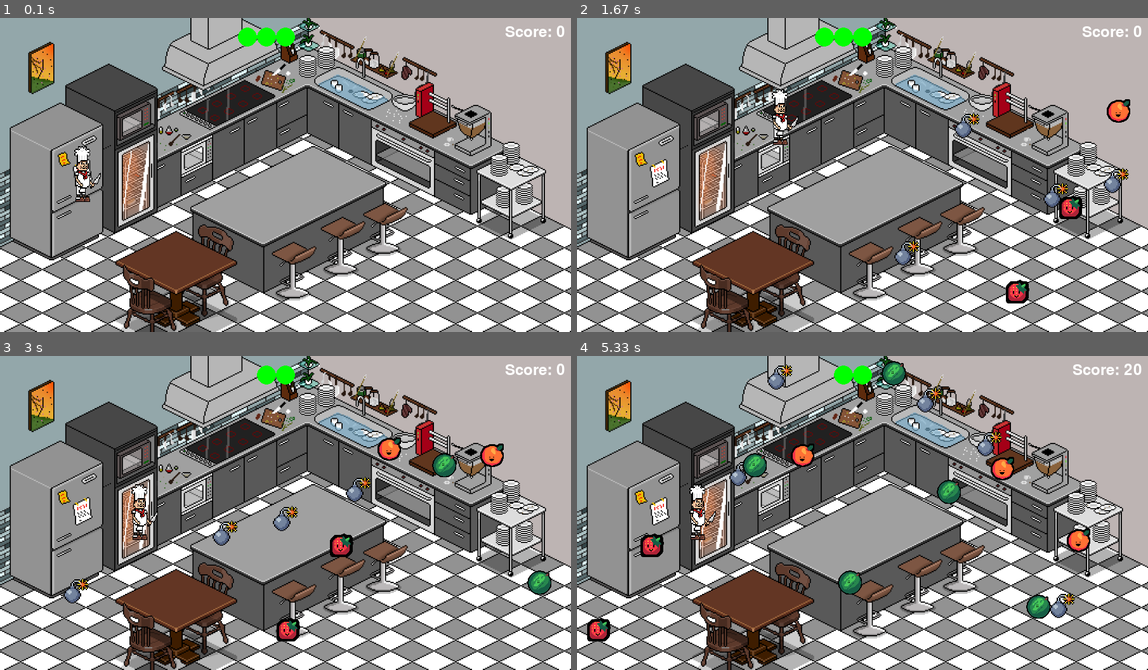
Above: before the commit, frames 1-4 (two rows, left to right).
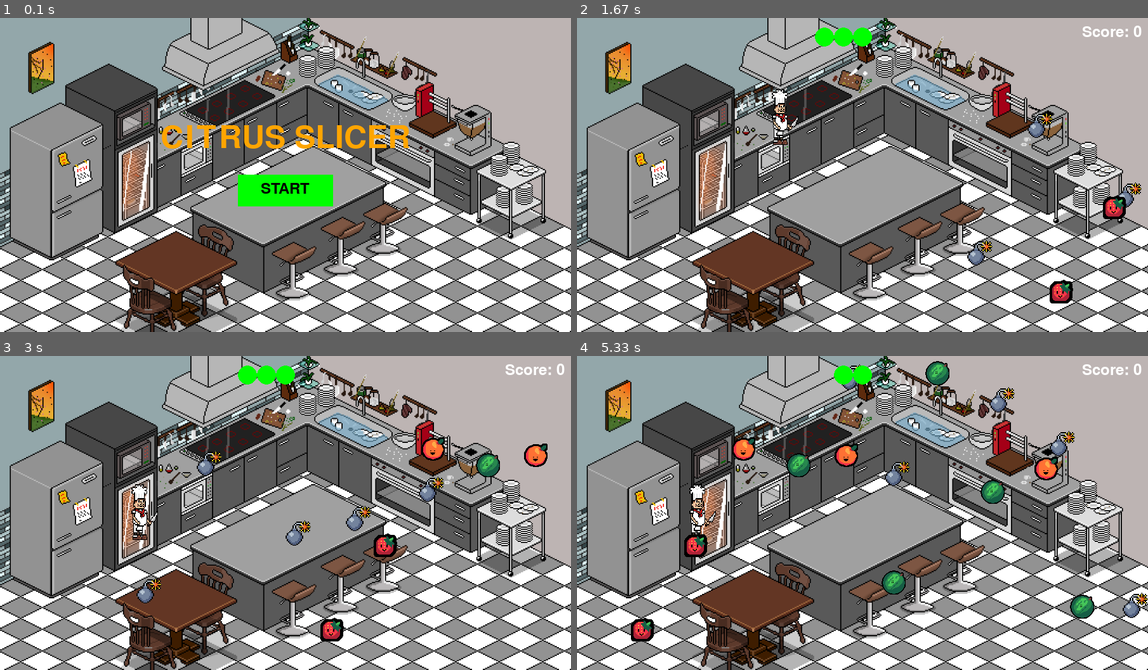
Above: after the commit, the same moments.

Repository: SkyesCodes/Pygame
Game: pygame game, started from main.py
The game is run twice, just before and just after one commit, with the same random seed, the same clock (stepped at 60 frames per second) and the same inputs.
Inputs (mouse positions are in pixels of both pictures, inside the frame that each line leads up to):
- Up to frame 1 (0.1 s): no input
- Up to frame 2 (1.67 s): click (862, 190) at 0.38 s, where only the run after the commit has a clickable "START"; hold D 0.67-1.13 s; move the mouse to (839, 187) at 0.7 s; hold W 1.17-1.47 s; hold D from 1.5 s (still down)
- Up to frame 3 (3 s): release D at 1.97 s; hold A 2-2.53 s; hold S 2.57-2.87 s; hold A from 2.9 s (still down)
- Up to frame 4 (5.33 s): release A at 3.3 s; hold W 3.33-3.7 s; hold D 3.73-4.37 s; hold S 4.4-4.77 s; hold A 4.8-5.27 s; hold D from 5.3 s (still down)

The runs differ from the first frame. In frame 1, 4.2% of the frame differs, in the area x 13-99%, y 2-60%; in frame 2, 2.6%; in frame 3, 4.5%; in frame 4, 6.8%, in the area x 1-100%, y 1-91%.

Commit message:
refactored with start screen

Diff:
--- a/main.py
+++ b/main.py
@@ -40,8 +40,8 @@
         self.y = y
         self.width = CHEF_WIDTH
         self.height = CHEF_HEIGHT
-        self.hitbox_scale_horizontal = 0.80
-        self.hitbox_scale_vertical = 0.70
+        self.hitbox_scale_horizontal = 0.70
+        self.hitbox_scale_vertical = 0.60
         self.hitbox_width = int(self.width * self.hitbox_scale_horizontal)
         self.hitbox_height = int(self.height * self.hitbox_scale_vertical)
         self.hitbox = pygame.Rect(self.x + (self.width - self.hitbox_width) // 2, self.y + (self.height - self.hitbox_height) // 2, self.hitbox_width, self.hitbox_height)
@@ -140,6 +140,19 @@
         WIN.blit(game_over_text, ((WIDTH - game_over_text.get_width()) // 2, HEIGHT // 3))
     pygame.display.update()
 
+def draw_start_screen():
+    WIN.blit(BG_IMAGE, (0, 0))
+    font_title = pygame.font.Font(None, 74)
+    title_text = font_title.render("CITRUS SLICER", True, (255, 165, 0))  # Orange color
+    WIN.blit(title_text, ((WIDTH - title_text.get_width()) // 2, HEIGHT // 3))
+
+    # Draw start button
+    pygame.draw.rect(WIN, (0, 255, 0), (WIDTH // 2 - 75, HEIGHT // 2, 150, 50))  # Green color
+    font_button = pygame.font.Font(None, 36)
+    button_text = font_button.render("START", True, (0, 0, 0))  # Black color
+    WIN.blit(button_text, ((WIDTH - button_text.get_width()) // 2, HEIGHT // 2 + 10))
+
+    pygame.display.update()
 
 def check_collision(chef, bomb, fruit):
     for fruit_instance in fruit.fruits_on_screen[:]:
@@ -152,13 +165,26 @@
             chef.lives -= 1
             bomb.bombs_on_screen.remove(bomb_instance)
 
-
 def main():
     chef = Chef(100, 200)
     bomb = Bomb(BOMB_IMAGE, BOMB_WIDTH, BOMB_HEIGHT, 5)
     fruit = Fruit([ORANGE_IMAGE, WATERMELON_IMAGE, STRAWBERRY_IMAGE, PINEAPPLE_IMAGE, BANANA_IMAGE], 38, 38, 3, [10, 20, 5, 15, 15])
 
     clock = pygame.time.Clock()
+    start_screen = True
+
+    while start_screen:
+        for event in pygame.event.get():
+            if event.type == pygame.QUIT:
+                start_screen = False
+
+            if event.type == pygame.MOUSEBUTTONDOWN:
+                x, y = pygame.mouse.get_pos()
+                if WIDTH // 2 - 75 <= x <= WIDTH // 2 + 75 and HEIGHT // 2 <= y <= HEIGHT // 2 + 50:
+                    start_screen = False
+
+        draw_start_screen()
+
     run = True
     while run:
         clock.tick(FPS)
